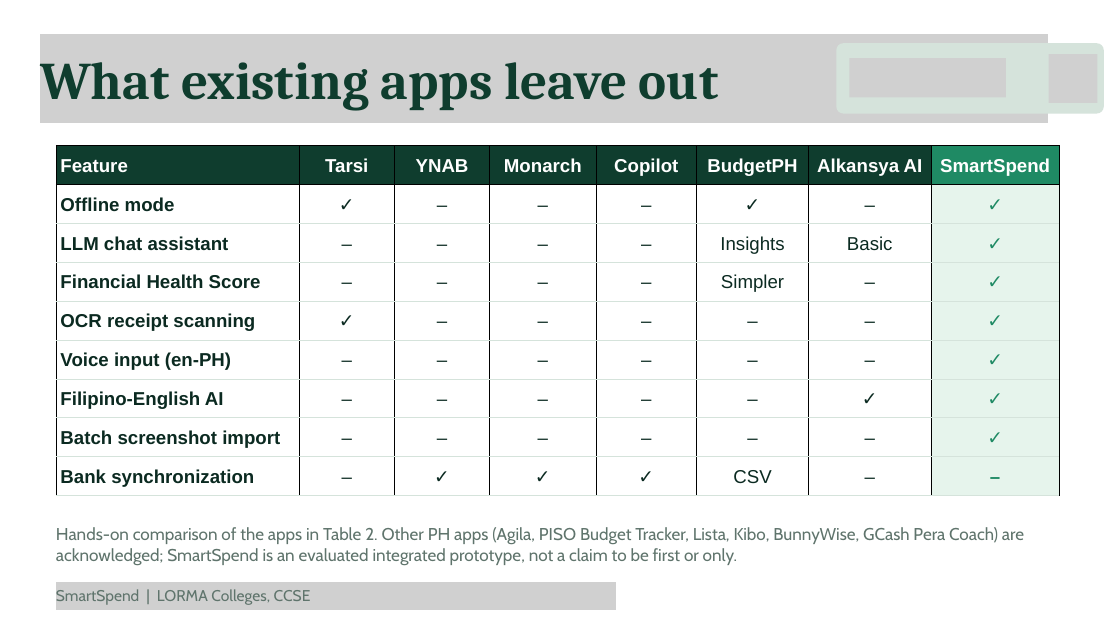
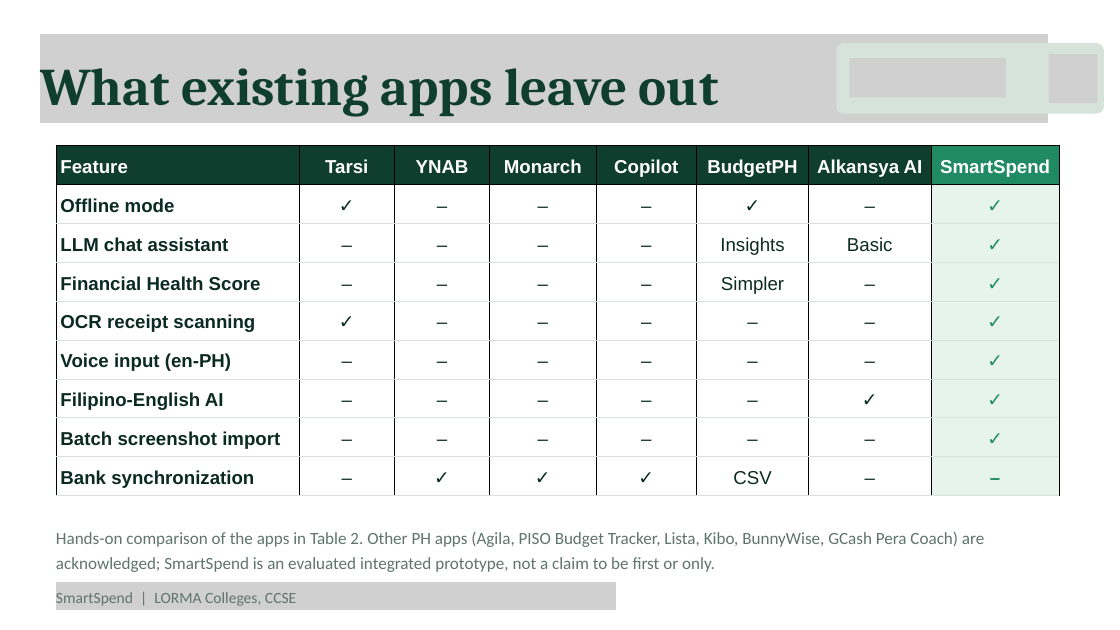
Before and after one commit to Zushikina-kun/smartspend-app, a slide deck: slide 5 of docs/handsoff/FOR_CYRILLE/SmartSpend_Defense.pptx. Drawn at 1120x630 pixels with LibreOffice and Linux fonts; fonts in the diff are those of the drawing; grey boxes stand for pictures. Boxes give left, top, right and bottom in pixels: in the first picture for what was removed or moved away, otherwise in the second. Text is boxed around its words. In the diff, an @@ line names an element or a change of style, - is before the commit and + after.

```diff
--- a/docs/handsoff/FOR_CYRILLE/SmartSpend_Defense.pptx
+++ b/docs/handsoff/FOR_CYRILLE/SmartSpend_Defense.pptx
@@ text "What existing apps leave out" at <box>40,68,719,117</box>: line spacing 81.6pt to 1.2 @@
@@ table at <box>56,146,1060,492</box> @@
@@ line spacing 28.8pt to 1.2 @@
@@ text "Hands-on comparison of the apps ..." at <box>56,532,984,572</box>: font Cabin to Calibri; line spacing 26.4pt to 1.2 @@
@@ text "SmartSpend | LORMA Colleges, CCSE" at <box>56,592,296,606</box>: font Cabin to Calibri; line spacing 24pt to 1.2 @@
```
Also in this commit, not shown: 18 other slides changed, 5 other files.
